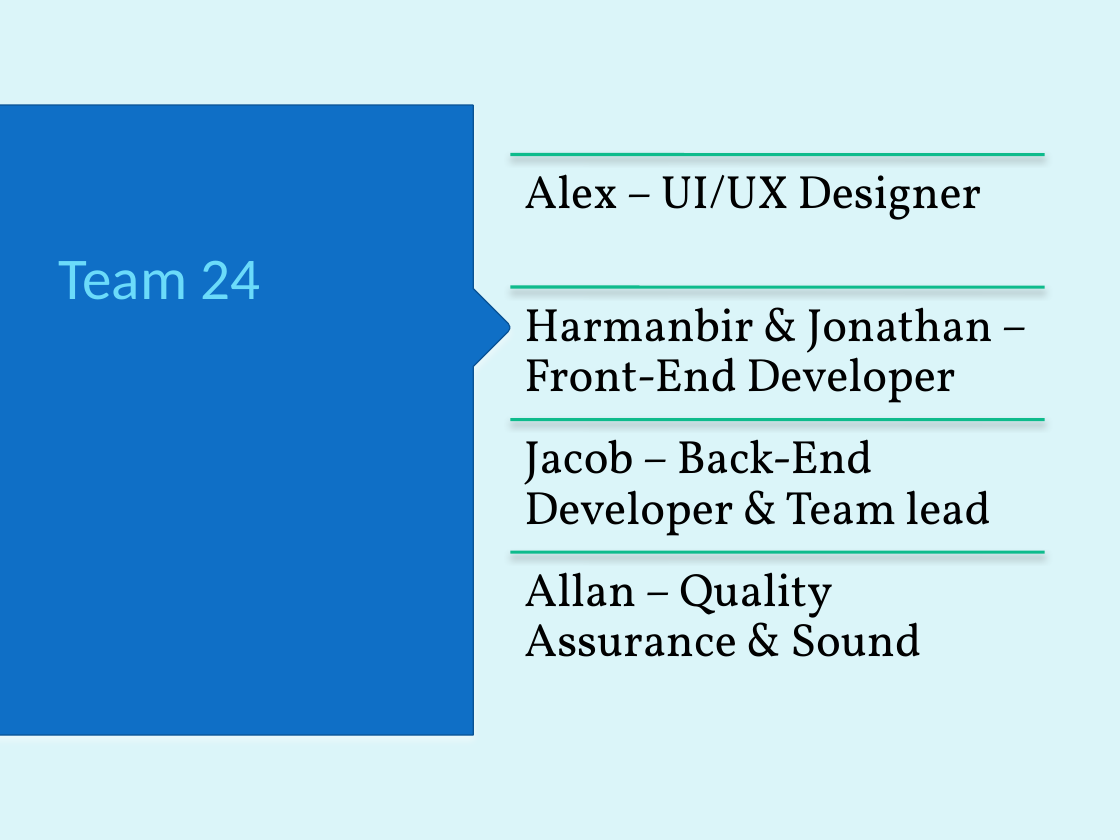
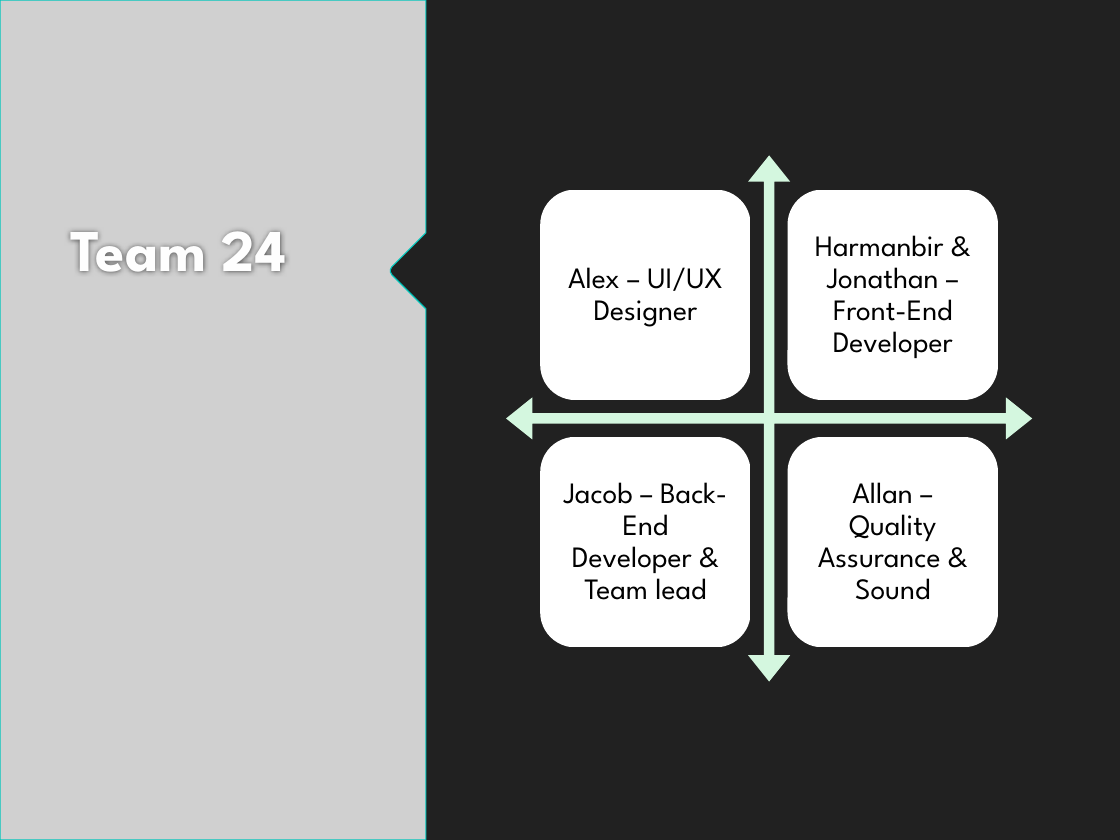
Before and after one commit to HarmanbirD/WaterQwiz, a slide deck: slide 3 of Wasted Water Quiz.pptx. Drawn at 1120x840 pixels with LibreOffice and Linux fonts; fonts in the diff are those of the drawing; grey boxes stand for pictures; background and template pictures are left out. Boxes give left, top, right and bottom in pixels: in the first picture for what was removed or moved away, otherwise in the second. Text is boxed around its words. In the diff, an @@ line names an element or a change of style, - is before the commit and + after.

```diff
--- a/Wasted Water Quiz.pptx
+++ b/Wasted Water Quiz.pptx
@@ background #DBF5F9 to #212121 @@
@@ freeform shape removed at (0,0,1120,127) @@
@@ freeform shape removed at (0,0,1120,131) @@
@@ freeform shape removed at (0,7,1120,125) @@
@@ rectangle removed at (0,0,1120,840) @@
@@ picture added at (0,0,426,840) @@
@@ freeform shape removed at (536,0,1120,77) @@
@@ freeform shape removed at (0,105,510,735) @@
@@ title "Team 24": place and size @@
-title "Team 24" at (59,261,261,300)
+title "Team 24" at (70,231,287,273)
@@ title "Team 24" at (70,231,287,273): font Calibri to League Spartan, text colour #6BDBFA to #FEFEFE, bold on @@
@@ text "Alex – UI/UX Designer": place and size @@
-text "Alex – UI/UX Designer" at (524,174,981,220)
+text "Alex – UI/UX Designer" at (568,267,722,327)
@@ text "Harmanbir & Jonathan – Front-End ...": place and size @@
-text "Harmanbir & Jonathan – Front-End ..." at (524,307,993,403)
+text "Harmanbir & Jonathan – Front-End ..." at (815,235,953,358)
@@ text "Jacob – Back-End Developer & ...": place and size @@
-text "Jacob – Back-End Developer & ..." at (524,439,991,536)
+text "Jacob – Back-End Developer & ..." at (564,482,727,600)
@@ group added at (506,156,1033,682): 4 rounded rectangles, 1 quad arrow @@
@@ size 30 to 19 pt, font Vollkorn to League Spartan; alignment left to centre; less space between paragraphs; vertical alignment top to middle in 4 elements at (564,482,727,600), (815,235,953,358), (568,267,722,327), (818,482,941,600) @@
@@ text "Allan – Quality Assurance & ...": place and size @@
-text "Allan – Quality Assurance & ..." at (524,572,921,657)
+text "Allan – Quality Assurance & ..." at (818,482,941,600)
@@ group removed at (511,155,1045,552): 4 lines @@
```
Also in this commit, not shown: 8 other slides changed, 1 other file.
